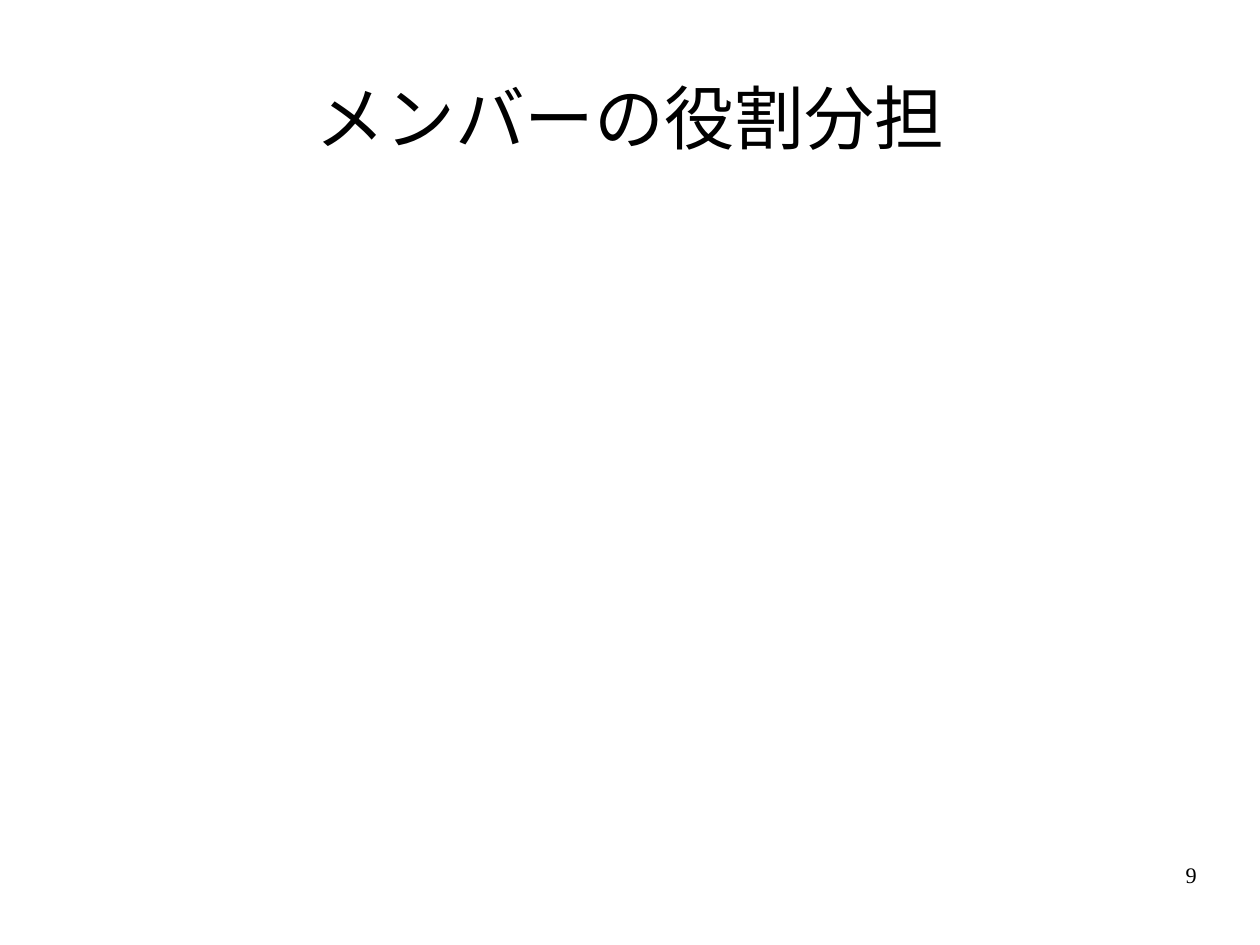
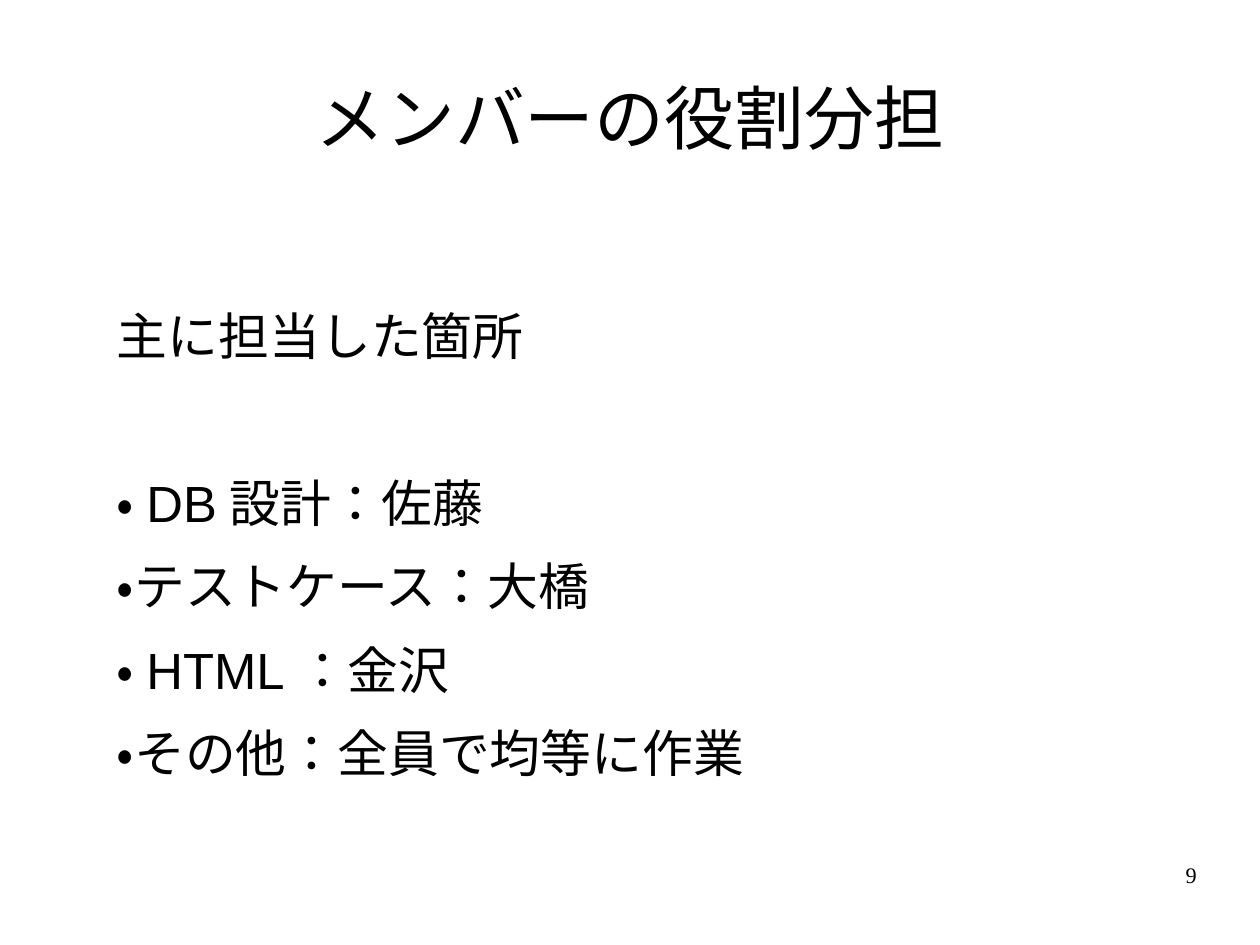
Before and after one commit to black1000/system, a slide deck: slide 9 of ユニフォームプレゼンテーション.odp. Drawn at 1260x945 pixels with LibreOffice and Linux fonts; fonts in the diff are those of the drawing. Boxes give left, top, right and bottom in pixels: in the first picture for what was removed or moved away, otherwise in the second. Text is boxed around its words. In the diff, an @@ line names an element or a change of style, - is before the commit and + after.

Commit message:
メンバーの役割分担

```diff
--- a/ユニフォームプレゼンテーション.odp
+++ b/ユニフォームプレゼンテーション.odp
@@ text added at bbox=[117, 312, 744, 776], 32 pt, text #000000 @@
+主に担当した箇所
+・DB設計：佐藤
+・テストケース：大橋
+・HTML：金沢
+・その他：全員で均等に作業
```
